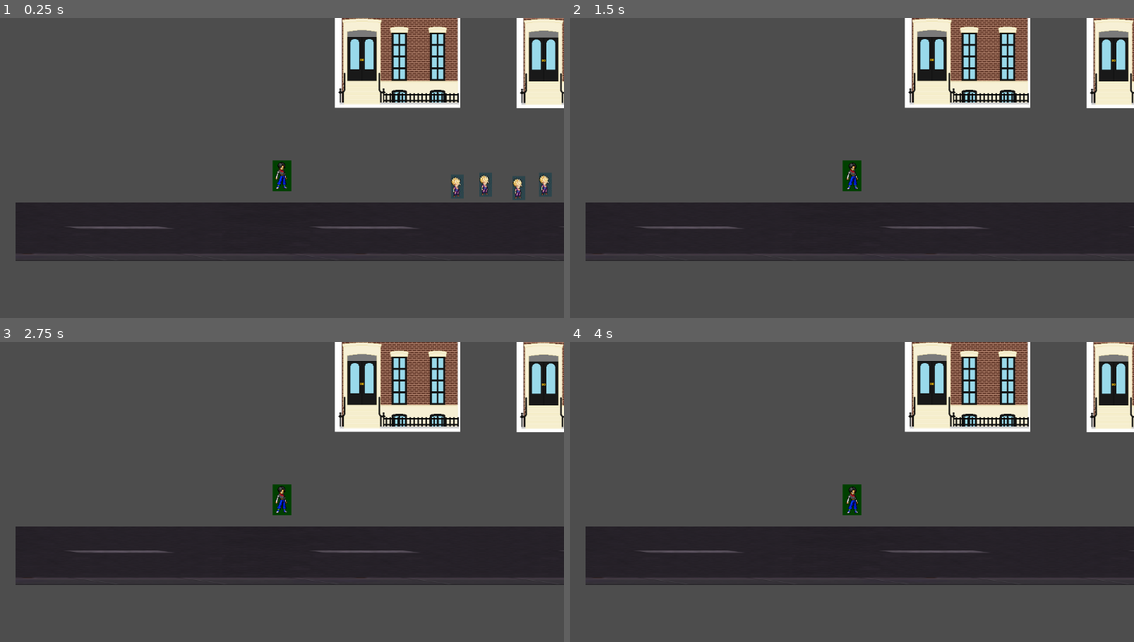
Above: before the commit, frames 1-4 (two rows, left to right).
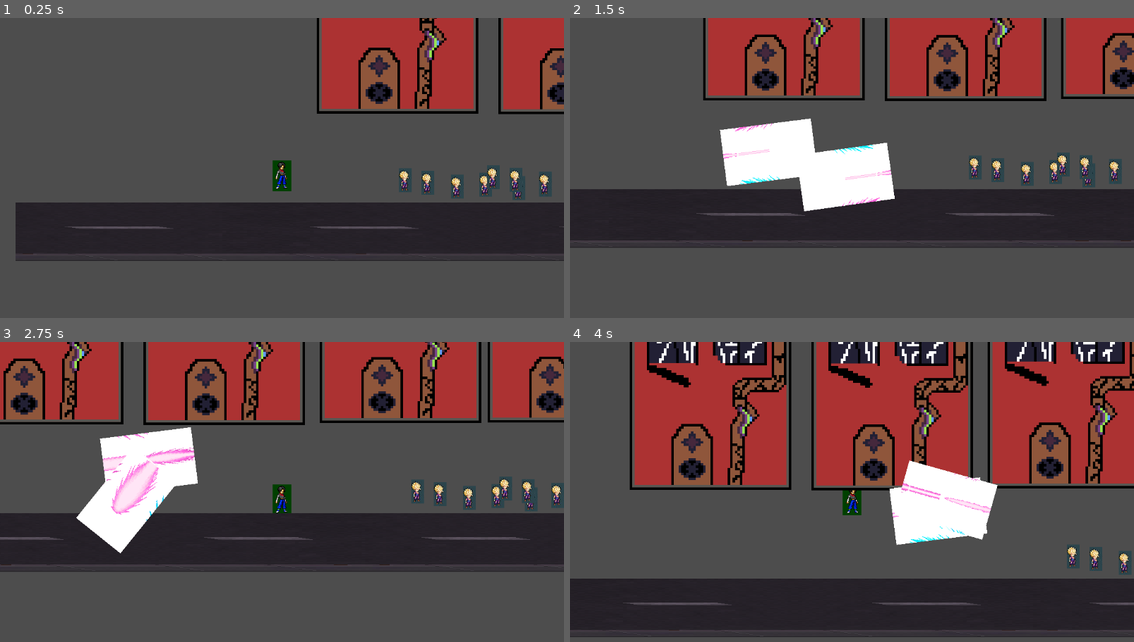
Above: after the commit, the same moments.

Repository: nextgentechteamofficial/Gamedev.js-NGTT--Freiheit-Z
Game: Godot game, scene res://Scenes/city_level.tscn
The game is run twice, just before and just after one commit, with the same random seed, the same clock (stepped at 60 frames per second) and the same inputs.
Inputs (mouse positions are in pixels of both pictures, inside the frame that each line leads up to):
- Up to frame 1 (0.25 s): no input
- Up to frame 2 (1.5 s): move the mouse to (976, 159) at 0.52 s; hold D (Move Right) 0.53-1.28 s; click (976, 159) at 0.6 s; move the mouse to (739, 192) at 1.27 s; hold Down (Move Down) from 1.28 s (still down); click (739, 192) at 1.35 s
- Up to frame 3 (2.75 s): move the mouse to (338, 432) at 2.02 s; release Down (Move Down) at 2.03 s; hold D (Move Right) from 2.03 s (still down); click (338, 432) at 2.1 s
- Up to frame 4 (4 s): move the mouse to (823, 564) at 2.77 s; release D (Move Right) at 2.78 s; hold Up (Move Up) 2.78-3.53 s; click (823, 564) at 2.85 s; move the mouse to (1021, 549) at 3.52 s; hold Left (Move Left ) from 3.53 s (still down); click (1021, 549) at 3.6 s

The runs differ from the first frame. In frame 1, 13% of the frame differs, in the area x 48-100%, y 0-61%; in frame 2, 35%; in frame 3, 40%; in frame 4, 76%, in the area x 0-100%, y 0-99%.
Error before the commit: Parse Error: Preload file "uid://c2qdn0wcuswvm" does not exist. (res://Scripts/freiheit_z.gd:7)

Commit message:
MY COOL BUILDING

Diff:
--- a/gamedev.js-freiheit-z/Scenes/buildings.tscn
+++ b/gamedev.js-freiheit-z/Scenes/buildings.tscn
@@ -1,16 +1,16 @@
 [gd_scene format=3 uid="uid://bjqcvmpbimdj7"]
 
-[ext_resource type="Texture2D" uid="uid://b1bn45ok5rvke" path="res://Assets/dccstgf-ab842bea-1907-4dd3-9fee-921f7d06e015.png" id="1_lhg5x"]
+[ext_resource type="Texture2D" uid="uid://b3o4xul3lrwkg" path="res://Assets/Freiheit-z building.png" id="1_21q7u"]
 
-[sub_resource type="AtlasTexture" id="AtlasTexture_5idg8"]
-atlas = ExtResource("1_lhg5x")
-region = Rect2(0, 0, 252, 616)
+[sub_resource type="AtlasTexture" id="AtlasTexture_frbao"]
+atlas = ExtResource("1_21q7u")
+region = Rect2(0, 0, 128, 128)
 
 [sub_resource type="SpriteFrames" id="SpriteFrames_xk5o8"]
 animations = [{
 "frames": [{
 "duration": 1.0,
-"texture": SubResource("AtlasTexture_5idg8")
+"texture": SubResource("AtlasTexture_frbao")
 }],
 "loop": true,
 "name": &"default",
@@ -18,16 +18,16 @@
 }]
 
 [sub_resource type="RectangleShape2D" id="RectangleShape2D_mi5tt"]
-size = Vector2(246.5, 598.5)
+size = Vector2(303, 482)
 
 [node name="Buildings" type="StaticBody2D" unique_id=996084412]
 
 [node name="AnimatedSprite2D" type="AnimatedSprite2D" parent="." unique_id=1850912156]
 position = Vector2(5, 0)
-scale = Vector2(1.0156863, 1)
+scale = Vector2(5, 5)
 sprite_frames = SubResource("SpriteFrames_xk5o8")
 
 [node name="CollisionShape2D" type="CollisionShape2D" parent="." unique_id=1240331251]
-position = Vector2(5.75, 0.75)
+position = Vector2(5.5, 71)
 shape = SubResource("RectangleShape2D_mi5tt")
 debug_color = Color(0.7639719, 0.18718767, 0.987966, 0.41960785)
--- a/gamedev.js-freiheit-z/Scenes/city_level.tscn
+++ b/gamedev.js-freiheit-z/Scenes/city_level.tscn
@@ -53,3 +53,198 @@
 
 [node name="civilian5" parent="." unique_id=1384772953 instance=ExtResource("4_xo8ej")]
 position = Vector2(249, 471)
+
+[node name="civilian6" parent="." unique_id=2083716246 instance=ExtResource("4_xo8ej")]
+position = Vector2(143, 458)
+
+[node name="civilian7" parent="." unique_id=451537320 instance=ExtResource("4_xo8ej")]
+position = Vector2(189, 463)
+
+[node name="civilian8" parent="." unique_id=1048279094 instance=ExtResource("4_xo8ej")]
+position = Vector2(591, 469)
+
+[node name="civilian9" parent="." unique_id=1498550572 instance=ExtResource("4_xo8ej")]
+position = Vector2(650, 465)
+
+[node name="civilian10" parent="." unique_id=1431269162 instance=ExtResource("4_xo8ej")]
+position = Vector2(718, 458)
+
+[node name="civilian11" parent="." unique_id=878284496 instance=ExtResource("4_xo8ej")]
+position = Vector2(487, 461)
+
+[node name="civilian12" parent="." unique_id=1785502249 instance=ExtResource("4_xo8ej")]
+position = Vector2(609, 461)
+
+[node name="civilian13" parent="." unique_id=34510471 instance=ExtResource("4_xo8ej")]
+position = Vector2(555, 468)
+
+[node name="civilian14" parent="." unique_id=278103269 instance=ExtResource("4_xo8ej")]
+position = Vector2(683, 458)
+
+[node name="civilian15" parent="." unique_id=34061307 instance=ExtResource("4_xo8ej")]
+position = Vector2(429, 465)
+
+[node name="civilian16" parent="." unique_id=1693164680 instance=ExtResource("4_xo8ej")]
+position = Vector2(323, 452)
+
+[node name="civilian17" parent="." unique_id=1371341699 instance=ExtResource("4_xo8ej")]
+position = Vector2(369, 457)
+
+[node name="civilian18" parent="." unique_id=79838892 instance=ExtResource("4_xo8ej")]
+position = Vector2(771, 463)
+
+[node name="civilian19" parent="." unique_id=2126412366 instance=ExtResource("4_xo8ej")]
+position = Vector2(830, 459)
+
+[node name="civilian20" parent="." unique_id=969923518 instance=ExtResource("4_xo8ej")]
+position = Vector2(898, 452)
+
+[node name="civilian21" parent="." unique_id=799264214 instance=ExtResource("4_xo8ej")]
+position = Vector2(653, 461)
+
+[node name="civilian22" parent="." unique_id=1646333125 instance=ExtResource("4_xo8ej")]
+position = Vector2(775, 461)
+
+[node name="civilian23" parent="." unique_id=355213408 instance=ExtResource("4_xo8ej")]
+position = Vector2(721, 468)
+
+[node name="civilian24" parent="." unique_id=2074543900 instance=ExtResource("4_xo8ej")]
+position = Vector2(849, 458)
+
+[node name="civilian25" parent="." unique_id=910328618 instance=ExtResource("4_xo8ej")]
+position = Vector2(595, 465)
+
+[node name="civilian26" parent="." unique_id=1557036349 instance=ExtResource("4_xo8ej")]
+position = Vector2(489, 452)
+
+[node name="civilian27" parent="." unique_id=383952859 instance=ExtResource("4_xo8ej")]
+position = Vector2(535, 457)
+
+[node name="civilian28" parent="." unique_id=249915995 instance=ExtResource("4_xo8ej")]
+position = Vector2(937, 463)
+
+[node name="civilian29" parent="." unique_id=352011521 instance=ExtResource("4_xo8ej")]
+position = Vector2(996, 459)
+
+[node name="civilian30" parent="." unique_id=2131507432 instance=ExtResource("4_xo8ej")]
+position = Vector2(1064, 452)
+
+[node name="civilian31" parent="." unique_id=856235393 instance=ExtResource("4_xo8ej")]
+position = Vector2(716, 459)
+
+[node name="civilian32" parent="." unique_id=760890604 instance=ExtResource("4_xo8ej")]
+position = Vector2(838, 459)
+
+[node name="civilian33" parent="." unique_id=2047805922 instance=ExtResource("4_xo8ej")]
+position = Vector2(784, 466)
+
+[node name="civilian34" parent="." unique_id=1637100119 instance=ExtResource("4_xo8ej")]
+position = Vector2(912, 456)
+
+[node name="civilian35" parent="." unique_id=123855545 instance=ExtResource("4_xo8ej")]
+position = Vector2(658, 463)
+
+[node name="civilian36" parent="." unique_id=591422181 instance=ExtResource("4_xo8ej")]
+position = Vector2(547, 450)
+
+[node name="civilian37" parent="." unique_id=354877180 instance=ExtResource("4_xo8ej")]
+position = Vector2(598, 455)
+
+[node name="civilian38" parent="." unique_id=788201862 instance=ExtResource("4_xo8ej")]
+position = Vector2(1000, 461)
+
+[node name="civilian39" parent="." unique_id=1680014455 instance=ExtResource("4_xo8ej")]
+position = Vector2(1059, 457)
+
+[node name="civilian40" parent="." unique_id=1667642867 instance=ExtResource("4_xo8ej")]
+position = Vector2(1127, 450)
+
+[node name="civilian41" parent="." unique_id=905224981 instance=ExtResource("4_xo8ej")]
+position = Vector2(766, 462)
+
+[node name="civilian42" parent="." unique_id=364611106 instance=ExtResource("4_xo8ej")]
+position = Vector2(888, 462)
+
+[node name="civilian43" parent="." unique_id=1929028909 instance=ExtResource("4_xo8ej")]
+position = Vector2(834, 469)
+
+[node name="civilian44" parent="." unique_id=1261888206 instance=ExtResource("4_xo8ej")]
+position = Vector2(962, 459)
+
+[node name="civilian45" parent="." unique_id=25310030 instance=ExtResource("4_xo8ej")]
+position = Vector2(708, 466)
+
+[node name="civilian46" parent="." unique_id=554480408 instance=ExtResource("4_xo8ej")]
+position = Vector2(602, 455)
+
+[node name="civilian47" parent="." unique_id=696854784 instance=ExtResource("4_xo8ej")]
+position = Vector2(648, 458)
+
+[node name="civilian48" parent="." unique_id=756003539 instance=ExtResource("4_xo8ej")]
+position = Vector2(1050, 464)
+
+[node name="civilian49" parent="." unique_id=218459905 instance=ExtResource("4_xo8ej")]
+position = Vector2(1109, 460)
+
+[node name="civilian50" parent="." unique_id=1084410515 instance=ExtResource("4_xo8ej")]
+position = Vector2(1177, 453)
+
+[node name="civilian51" parent="." unique_id=6134050 instance=ExtResource("4_xo8ej")]
+position = Vector2(818, 457)
+
+[node name="civilian52" parent="." unique_id=859166794 instance=ExtResource("4_xo8ej")]
+position = Vector2(940, 457)
+
+[node name="civilian53" parent="." unique_id=611382723 instance=ExtResource("4_xo8ej")]
+position = Vector2(886, 464)
+
+[node name="civilian54" parent="." unique_id=624775213 instance=ExtResource("4_xo8ej")]
+position = Vector2(1014, 454)
+
+[node name="civilian55" parent="." unique_id=193328998 instance=ExtResource("4_xo8ej")]
+position = Vector2(760, 461)
+
+[node name="civilian56" parent="." unique_id=2082351395 instance=ExtResource("4_xo8ej")]
+position = Vector2(654, 448)
+
+[node name="civilian57" parent="." unique_id=543910051 instance=ExtResource("4_xo8ej")]
+position = Vector2(700, 453)
+
+[node name="civilian58" parent="." unique_id=658064550 instance=ExtResource("4_xo8ej")]
+position = Vector2(1102, 459)
+
+[node name="civilian59" parent="." unique_id=1271883289 instance=ExtResource("4_xo8ej")]
+position = Vector2(1161, 455)
+
+[node name="civilian60" parent="." unique_id=168084837 instance=ExtResource("4_xo8ej")]
+position = Vector2(1229, 448)
+
+[node name="civilian61" parent="." unique_id=1941141040 instance=ExtResource("4_xo8ej")]
+position = Vector2(818, 457)
+
+[node name="civilian62" parent="." unique_id=1869472491 instance=ExtResource("4_xo8ej")]
+position = Vector2(940, 457)
+
+[node name="civilian63" parent="." unique_id=2096275900 instance=ExtResource("4_xo8ej")]
+position = Vector2(886, 464)
+
+[node name="civilian64" parent="." unique_id=354623673 instance=ExtResource("4_xo8ej")]
+position = Vector2(1014, 454)
+
+[node name="civilian65" parent="." unique_id=1526939779 instance=ExtResource("4_xo8ej")]
+position = Vector2(728, 463)
+
+[node name="civilian66" parent="." unique_id=115164824 instance=ExtResource("4_xo8ej")]
+position = Vector2(654, 448)
+
+[node name="civilian67" parent="." unique_id=530688283 instance=ExtResource("4_xo8ej")]
+position = Vector2(700, 453)
+
+[node name="civilian68" parent="." unique_id=1607126824 instance=ExtResource("4_xo8ej")]
+position = Vector2(1102, 459)
+
+[node name="civilian69" parent="." unique_id=864233691 instance=ExtResource("4_xo8ej")]
+position = Vector2(1161, 455)
+
+[node name="civilian70" parent="." unique_id=484917471 instance=ExtResource("4_xo8ej")]
+position = Vector2(1229, 448)
--- a/gamedev.js-freiheit-z/Scenes/civilian.tscn
+++ b/gamedev.js-freiheit-z/Scenes/civilian.tscn
@@ -21,6 +21,7 @@
 [sub_resource type="CapsuleShape2D" id="CapsuleShape2D_3cr5q"]
 
 [node name="civilian" type="CharacterBody2D" unique_id=1742035033 groups=["civilians"]]
+collision_layer = 2
 script = ExtResource("1_3cr5q")
 
 [node name="AnimatedSprite2D" type="AnimatedSprite2D" parent="." unique_id=1383252819]
--- a/gamedev.js-freiheit-z/Scenes/projectile.tscn
+++ b/gamedev.js-freiheit-z/Scenes/projectile.tscn
@@ -49,6 +49,7 @@
 height = 120.0
 
 [node name="Projectile" type="Area2D" unique_id=1749481696]
+collision_mask = 3
 script = ExtResource("1_k1cl8")
 
 [node name="AnimatedSprite2D" type="AnimatedSprite2D" parent="." unique_id=325098599]
--- a/gamedev.js-freiheit-z/Scripts/freiheit_z.gd
+++ b/gamedev.js-freiheit-z/Scripts/freiheit_z.gd
@@ -4,7 +4,8 @@
 @export var speed = 500.0
 @export var jump_velocity = -400.0
 @onready var ray_cast_2d: RayCast2D = $RayCast2D
-const PROJECTILE = preload("uid://c2qdn0wcuswvm")
+const PROJECTILE = preload("uid://dbnijstff0fso")
+
 
 
 func aiming(delta: float) -> void:
--- a/gamedev.js-freiheit-z/project.godot
+++ b/gamedev.js-freiheit-z/project.godot
@@ -58,6 +58,7 @@
 
 [rendering]
 
+textures/canvas_textures/default_texture_filter=0
 rendering_device/driver.windows="d3d12"
 renderer/rendering_method="gl_compatibility"
 renderer/rendering_method.mobile="gl_compatibility"
Binary file added: gamedev.js-freiheit-z/Assets/Freiheit-z building.png
Not shown, added: gamedev.js-freiheit-z/Assets/Freiheit-z building.png.import
